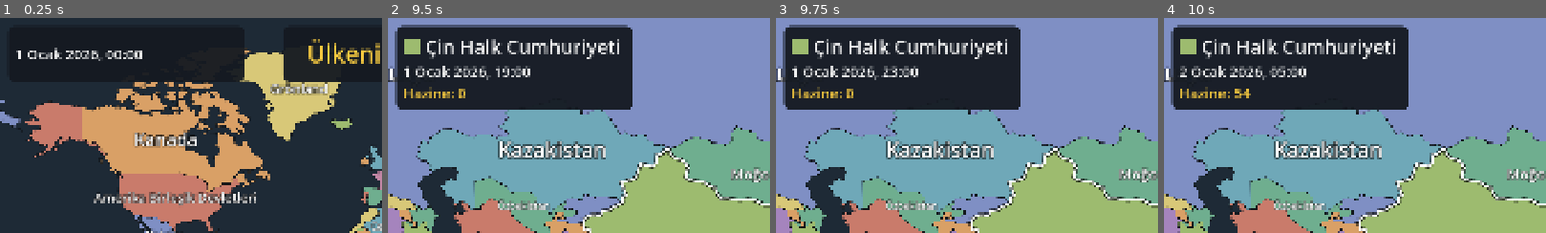
Above: before the commit, frames 1-4 (left to right).
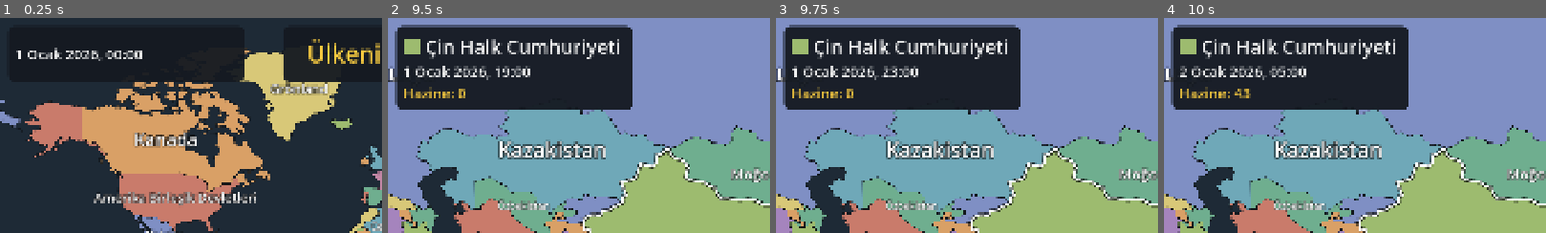
Above: after the commit, the same moments.

Repository: mem1nce/Strategy
Game: Godot game, scene res://scenes/main.tscn
Two runs of this game, one before a commit and one after it. Both use one fixed random seed, a clock stepped at 60 frames per second and the inputs below.
Inputs (mouse positions are % of the whole screen's width and height, from its top left):
- Up to frame 1 (0.25 s): no input
- Up to frame 2 (9.5 s): tap Enter at 0.5 s; move the mouse to (72, 45) at 0.52 s; click (72, 45) at 0.67 s; click "Bu ülkeyle oyna" at 1.25 s; click "Devam" at 2 s; click "Durdur" at 2.75 s; click "1x" at 3.5 s; click "2x" at 4.25 s; click "3x" at 5 s; click "Devam" at 5.75 s; click "Durdur" at 6.5 s; click "1x" at 7.25 s; click "2x" at 8 s; click "3x" at 8.75 s
- Up to frame 3 (9.75 s): click "Devam" at 9.5 s
- Up to frame 4 (10 s): no input
The pictures show only the part of the screen within x 0-50%, y 0-50%; the shares and areas given below are measured in that part.

Frames 1-3 are identical in both runs. In frame 4, 0.1% of the frame differs, in the area x 18-23%, y 32-38%.

Commit message:
Harcama (tümen/fabrika kurma) ve bakım; D) EKONOMİ tamamlandı
Oyun.tumen_sirala()/fabrika_sirala(), kendi bölgende tek bir inşa
kuyruğuna (en fazla 5 iş) iş ekler; maliyet hemen hazineden düşülür.
Yalnızca kuyruğun önündeki iş ilerler. Süresi dolan tümen işi yeni bir
tümen doğurur, fabrika işi bölgenin sanayisini kalıcı artırır. Her gün
başı, tümen sayısına göre bakım hazineden düşülür; yetmezse açık
tümenlere (muharebedeki _guc_azalt ile aynı mekanizmayla) orantılı güç
kaybı olarak yansıtılır. 9 yeni sınama (56/56 geçiyor); ekran
görüntüsüyle doğrulandı. Düğmeler henüz arayüzde yok, yalnızca sim
katmanında (YolBulucu'nun ilk eklendiği gibi).

Co-Authored-By: Claude Sonnet 5 <noreply@anthropic.com>

Diff:
--- a/data/balance.json
+++ b/data/balance.json
@@ -25,6 +25,12 @@
 	"ekonomi": {
 		"sanayi_gsyh_bolen": 5000,
 		"isgal_cezasi_gun": 60,
-		"isgal_cezasi_orani": 0.5
+		"isgal_cezasi_orani": 0.5,
+		"tumen_maliyeti": 50,
+		"tumen_suresi_saat": 120,
+		"fabrika_maliyeti": 500,
+		"fabrika_suresi_saat": 720,
+		"fabrika_sanayi_artisi": 2.0,
+		"bakim_birim_maliyeti": 0.5
 	}
 }
--- a/scripts/sim/bolge.gd
+++ b/scripts/sim/bolge.gd
@@ -13,6 +13,9 @@
 ## Son ele geçirildiği saat (Zaman.toplam_saat); hiç el değiştirmediyse -1. Ekonomide
 ## işgal cezası için kullanılır (bkz. Oyun.bolge_sanayisi).
 var isgal_saati: int = -1
+## Bölgede kurulan fabrikaların sanayiye kattığı toplam (bkz. Oyun.bolge_sanayisi,
+## Oyun._insayi_tamamla).
+var fabrika_sanayisi: float = 0.0
 ## Bölge, en az bir kıyı (deniz) sınırına değiyor mu?
 var kiyi: bool = false
 ## Bölge adının ve işaretlerinin çizileceği nokta (en büyük çokgenin içinde).
--- /dev/null
+++ b/scripts/sim/insa_isi.gd
@@ -0,0 +1,11 @@
+class_name InsaIsi
+extends RefCounted
+## Bir ülkenin üretim kuyruğundaki tek bir iş: yeni tümen ya da fabrika (bkz. Oyun).
+
+enum Tur { TUMEN, FABRIKA }
+
+var tur: Tur = Tur.TUMEN
+var sahip: String = ""
+var bolge_id: String = ""
+## Yalnızca kuyruğun önündeki iş ilerler (tek kuyruk); kalan saat 0 olunca iş tamamlanır.
+var kalan_saat: int = 0
--- a/scripts/sim/oyun.gd
+++ b/scripts/sim/oyun.gd
@@ -19,12 +19,16 @@
 signal baris_yapildi(ulke_a: String, ulke_b: String)
 ## Bir ülkenin hazinesi değiştiğinde (her oyun günü başında gelir eklenince) yayılır.
 signal hazine_degisti
+## Bir ülkenin inşa kuyruğuna iş eklendiğinde ya da bir iş tamamlandığında yayılır.
+signal insa_kuyrugu_degisti(ulke_id: String)
 
 const DENGE_DOSYASI: String = "res://data/balance.json"
 ## Tümenin güç altına düştüğünde yok sayıldığı eşik.
 const ASGARI_GUC: float = 1.0
 ## Barış teklifinin otomatik kabul edilmesi için bir savaşın en az bu kadar sürmesi gerekir.
 const BARIS_ESIGI_SAAT: int = 180 * 24
+## İnşa kuyruğunda aynı anda en fazla bu kadar iş bekleyebilir.
+const AZAMI_KUYRUK_UZUNLUGU: int = 5
 
 var dunya: Dunya = null
 ## Oyuncunun yönettiği ülkenin id'si. Seçim yapılmadıysa boştur.
@@ -45,8 +49,21 @@
 var _sanayi_gsyh_bolen: float = 5000.0
 var _isgal_cezasi_gun: int = 60
 var _isgal_cezasi_orani: float = 0.5
+var _tumen_maliyeti: float = 50.0
+var _tumen_suresi_saat: int = 120
+var _fabrika_maliyeti: float = 500.0
+var _fabrika_suresi_saat: int = 720
+var _fabrika_sanayi_artisi: float = 2.0
+var _bakim_birim_maliyeti: float = 0.5
+## Yeni kurulan tümenin başlangıç gücü (OrduKurucu'nun kullandığı değerle aynı; bkz.
+## data/balance.json -> "ordu").
+var _baslangic_gucu: float = 100.0
+
 ## Ülke id'si -> birikmiş üretim. Her oyun günü başında gelir eklenir (bkz. gun_basladi).
 var hazineler: Dictionary[String, float] = {}
+## Ülke id'si -> o ülkenin inşa kuyruğu (Array[InsaIsi], en fazla AZAMI_KUYRUK_UZUNLUGU).
+## Yalnızca kuyruğun önündeki iş ilerler (tek kuyruk).
+var insa_kuyruklari: Dictionary[String, Array] = {}
 
 
 func _init(yeni_dunya: Dunya) -> void:
@@ -63,6 +80,15 @@
 	_sanayi_gsyh_bolen = float(ekonomi_ayarlari.get("sanayi_gsyh_bolen", _sanayi_gsyh_bolen))
 	_isgal_cezasi_gun = int(ekonomi_ayarlari.get("isgal_cezasi_gun", _isgal_cezasi_gun))
 	_isgal_cezasi_orani = float(ekonomi_ayarlari.get("isgal_cezasi_orani", _isgal_cezasi_orani))
+	_tumen_maliyeti = float(ekonomi_ayarlari.get("tumen_maliyeti", _tumen_maliyeti))
+	_tumen_suresi_saat = int(ekonomi_ayarlari.get("tumen_suresi_saat", _tumen_suresi_saat))
+	_fabrika_maliyeti = float(ekonomi_ayarlari.get("fabrika_maliyeti", _fabrika_maliyeti))
+	_fabrika_suresi_saat = int(ekonomi_ayarlari.get("fabrika_suresi_saat", _fabrika_suresi_saat))
+	_fabrika_sanayi_artisi = float(ekonomi_ayarlari.get("fabrika_sanayi_artisi", _fabrika_sanayi_artisi))
+	_bakim_birim_maliyeti = float(ekonomi_ayarlari.get("bakim_birim_maliyeti", _bakim_birim_maliyeti))
+
+	var ordu_ayarlari: Dictionary = VeriOkuyucu.sozluk_oku(DENGE_DOSYASI).get("ordu", {})
+	_baslangic_gucu = float(ordu_ayarlari.get("baslangic_gucu", _baslangic_gucu))
 
 
 ## Verilen bölgedeki tümenler.
@@ -144,6 +170,7 @@
 	if tasima_oldu:
 		birlikler_degisti.emit()
 	_muharebeleri_isle(su_anki_saat)
+	_insa_islerini_isle()
 
 
 ## Gelen tümen, savaşta olduğu ve içinde savunan (bölgenin o anki sahibine ait) tümen
@@ -355,12 +382,101 @@
 
 
 ## Her oyun günü başında (Zaman.gun_basladi) çağrılır: her ülkenin o günkü geliri
-## hazinesine eklenir. `su_anki_saat`, gün başındaki Zaman.toplam_saat değeridir.
+## hazinesine eklenir, ardından tümen bakımı düşülür. `su_anki_saat`, gün başındaki
+## Zaman.toplam_saat değeridir.
 func gun_basladi(su_anki_saat: int) -> void:
 	for ulke: Ulke in dunya.ulke_listesi:
 		var gelir: float = ulkenin_geliri(ulke.id, su_anki_saat)
 		hazineler[ulke.id] = hazineler.get(ulke.id, 0.0) + gelir
+	_bakimi_uygula()
 	hazine_degisti.emit()
+	birlikler_degisti.emit()
+
+
+## Her ülkenin tümen başına günlük bakım masrafını hazinesinden düşer. Hazine yetmezse
+## (eksiye düşerse) açık, o ülkenin bütün tümenlerine güçleriyle orantılı kayıp olarak
+## yansıtılır (bkz. _guc_azalt) ve hazine 0'da kalır.
+func _bakimi_uygula() -> void:
+	var ulke_birlikleri: Dictionary[String, Array] = {}
+	for birlik: Birlik in birlikler:
+		if not ulke_birlikleri.has(birlik.sahip):
+			ulke_birlikleri[birlik.sahip] = [] as Array[Birlik]
+		(ulke_birlikleri[birlik.sahip] as Array[Birlik]).append(birlik)
+
+	for ulke_id: String in ulke_birlikleri:
+		var liste: Array[Birlik] = ulke_birlikleri[ulke_id]
+		var bakim: float = liste.size() * _bakim_birim_maliyeti
+		var mevcut: float = hazineler.get(ulke_id, 0.0)
+		if mevcut >= bakim:
+			hazineler[ulke_id] = mevcut - bakim
+			continue
+		hazineler[ulke_id] = 0.0
+		_guc_azalt(liste, bakim - mevcut)
+		_olenleri_temizle(liste)
+
+
+## Verilen ülkenin, verilen (kendi) bölgesinde yeni bir tümen sıralar. Kuyruk doluysa,
+## bölge o ülkeye ait değilse ya da hazine yetmezse false döner (maliyet hemen kesilir).
+func tumen_sirala(ulke_id: String, bolge_id: String) -> bool:
+	return _ise_sirala(ulke_id, bolge_id, InsaIsi.Tur.TUMEN, _tumen_maliyeti, _tumen_suresi_saat)
+
+
+## Verilen ülkenin, verilen (kendi) bölgesinde fabrika sıralar; tamamlanınca bölgenin
+## sanayisini kalıcı olarak artırır.
+func fabrika_sirala(ulke_id: String, bolge_id: String) -> bool:
+	return _ise_sirala(ulke_id, bolge_id, InsaIsi.Tur.FABRIKA, _fabrika_maliyeti, _fabrika_suresi_saat)
+
+
+func _ise_sirala(ulke_id: String, bolge_id: String, tur: InsaIsi.Tur, maliyet: float, sure_saat: int) -> bool:
+	var bolge: Bolge = dunya.bolgeler.get(bolge_id)
+	if bolge == null or bolge.sahip != ulke_id:
+		return false
+	var kuyruk: Array = insa_kuyruklari.get(ulke_id, [])
+	if kuyruk.size() >= AZAMI_KUYRUK_UZUNLUGU or hazineler.get(ulke_id, 0.0) < maliyet:
+		return false
+
+	hazineler[ulke_id] = hazineler.get(ulke_id, 0.0) - maliyet
+	var yeni_is: InsaIsi = InsaIsi.new()
+	yeni_is.tur = tur
+	yeni_is.sahip = ulke_id
+	yeni_is.bolge_id = bolge_id
+	yeni_is.kalan_saat = sure_saat
+	kuyruk.append(yeni_is)
+	insa_kuyruklari[ulke_id] = kuyruk
+
+	hazine_degisti.emit()
+	insa_kuyrugu_degisti.emit(ulke_id)
+	return true
+
+
+## Her ülkenin kuyruğunun önündeki işi bir saat ilerletir; süresi dolan iş tamamlanır ve
+## kuyruktan çıkar (tek kuyruk: arkadaki işler önceki bitmeden ilerlemez).
+func _insa_islerini_isle() -> void:
+	for ulke_id: String in insa_kuyruklari.keys():
+		var kuyruk: Array = insa_kuyruklari[ulke_id]
+		if kuyruk.is_empty():
+			continue
+		var on: InsaIsi = kuyruk[0]
+		on.kalan_saat -= 1
+		if on.kalan_saat > 0:
+			continue
+		kuyruk.pop_front()
+		_insayi_tamamla(on)
+		insa_kuyrugu_degisti.emit(ulke_id)
+
+
+func _insayi_tamamla(is_: InsaIsi) -> void:
+	if is_.tur == InsaIsi.Tur.TUMEN:
+		var yeni: Birlik = Birlik.new()
+		yeni.sahip = is_.sahip
+		yeni.bolge_id = is_.bolge_id
+		yeni.guc = _baslangic_gucu
+		birlikler.append(yeni)
+		birlikler_degisti.emit()
+	else:
+		var bolge: Bolge = dunya.bolgeler.get(is_.bolge_id)
+		if bolge != null:
+			bolge.fabrika_sanayisi += _fabrika_sanayi_artisi
 
 
 ## Bir ülkenin günlük geliri: o an sahip olduğu bölgelerin sanayilerinin toplamı.
@@ -371,19 +487,19 @@
 	return toplam
 
 
-## Bir bölgenin günlük ürettiği sanayi. Bölgenin "ev sahibi" ülkesinin (bölge id'sinin
-## öneki, ör. "TUR_1" -> "TUR") GSYH'sinden ve o ülke içindeki nüfus payından türer; kimin
-## elinde olduğundan bağımsızdır (toprağın kendi ekonomik niteliğini yansıtır). Son
-## `isgal_cezasi_gun` gün içinde ele geçirilmiş ve hâlâ ev sahibinde olmayan bölge
-## `isgal_cezasi_orani` kadar üretir.
+## Bir bölgenin günlük ürettiği sanayi. Taban değer, bölgenin "ev sahibi" ülkesinin (bölge
+## id'sinin öneki, ör. "TUR_1" -> "TUR") GSYH'sinden ve o ülke içindeki nüfus payından türer;
+## buna bölgedeki fabrikaların kattığı sanayi eklenir. Kimin elinde olduğundan bağımsızdır
+## (toprağın kendi ekonomik niteliğini yansıtır). Son `isgal_cezasi_gun` gün içinde ele
+## geçirilmiş ve hâlâ ev sahibinde olmayan bölge toplamın `isgal_cezasi_orani` kadarını üretir.
 func bolge_sanayisi(bolge: Bolge, su_anki_saat: int) -> float:
 	var ev_ulke: Ulke = _bolge_ev_sahibi(bolge)
-	if ev_ulke == null or ev_ulke.nufus <= 0:
-		return 0.0
-	var ulke_sanayisi: float = sqrt(float(ev_ulke.gsyh_milyon_dolar) / _sanayi_gsyh_bolen)
-	var pay: float = float(bolge.nufus) / float(ev_ulke.nufus)
-	var sanayi: float = ulke_sanayisi * pay
-	var isgal_altinda: bool = bolge.isgal_saati >= 0 and bolge.sahip != ev_ulke.id \
+	var taban: float = 0.0
+	if ev_ulke != null and ev_ulke.nufus > 0:
+		var ulke_sanayisi: float = sqrt(float(ev_ulke.gsyh_milyon_dolar) / _sanayi_gsyh_bolen)
+		taban = ulke_sanayisi * (float(bolge.nufus) / float(ev_ulke.nufus))
+	var sanayi: float = taban + bolge.fabrika_sanayisi
+	var isgal_altinda: bool = ev_ulke != null and bolge.isgal_saati >= 0 and bolge.sahip != ev_ulke.id \
 			and su_anki_saat - bolge.isgal_saati < _isgal_cezasi_gun * 24
 	if isgal_altinda:
 		sanayi *= _isgal_cezasi_orani
--- a/tests/calistirici.gd
+++ b/tests/calistirici.gd
@@ -18,6 +18,7 @@
 	preload("res://tests/sim/muharebe_testi.gd"),
 	preload("res://tests/sim/teslim_ve_baris_testi.gd"),
 	preload("res://tests/sim/ekonomi_testi.gd"),
+	preload("res://tests/sim/insa_testi.gd"),
 ]
 
 
--- /dev/null
+++ b/tests/sim/insa_testi.gd
@@ -0,0 +1,131 @@
+extends RefCounted
+## Oyun.tumen_sirala()/fabrika_sirala() (inşa kuyruğu) ve _bakimi_uygula()'yı sınar.
+
+
+func _kurulu_oyun() -> Oyun:
+	var dunya: Dunya = Dunya.yukle()
+	return Oyun.new(dunya)
+
+
+func sina_baskasinin_bolgesine_siralanamaz() -> String:
+	var oyun: Oyun = _kurulu_oyun()
+	oyun.hazineler["TUR"] = 100000.0
+	if oyun.tumen_sirala("TUR", "FRA_1"):
+		return "TUR, FRA'nın bölgesinde tümen sıralayamamalı."
+	return ""
+
+
+func sina_hazine_yetmezse_siralanamaz() -> String:
+	var oyun: Oyun = _kurulu_oyun()
+	oyun.hazineler["TUR"] = 0.0
+	if oyun.tumen_sirala("TUR", "TUR_1"):
+		return "Hazine yetersizken tümen sıralanmamalı."
+	return ""
+
+
+func sina_tumen_siralanir_ve_maliyet_dusulur() -> String:
+	var oyun: Oyun = _kurulu_oyun()
+	oyun.hazineler["TUR"] = 1000.0
+	if not oyun.tumen_sirala("TUR", "TUR_1"):
+		return "Hazine yeterliyken tümen sıralanmalı."
+	if oyun.hazineler["TUR"] != 1000.0 - 50.0:
+		return "Maliyet (50) hemen hazineden düşmeli, kalan: %.1f" % oyun.hazineler["TUR"]
+	if (oyun.insa_kuyruklari.get("TUR", []) as Array).size() != 1:
+		return "Kuyrukta 1 iş olmalı."
+	return ""
+
+
+func sina_kuyruk_azami_uzunlugu_asilamaz() -> String:
+	var oyun: Oyun = _kurulu_oyun()
+	oyun.hazineler["TUR"] = 100000.0
+	for i: int in oyun.AZAMI_KUYRUK_UZUNLUGU:
+		if not oyun.tumen_sirala("TUR", "TUR_1"):
+			return "İlk %d iş kabul edilmeliydi." % oyun.AZAMI_KUYRUK_UZUNLUGU
+	if oyun.tumen_sirala("TUR", "TUR_1"):
+		return "Kuyruk doluyken (%d iş) yeni iş kabul edilmemeliydi." % oyun.AZAMI_KUYRUK_UZUNLUGU
+	return ""
+
+
+func sina_tumen_suresi_dolunca_yeni_tumen_dogar() -> String:
+	var oyun: Oyun = _kurulu_oyun()
+	oyun.hazineler["TUR"] = 1000.0
+	oyun.tumen_sirala("TUR", "TUR_1")
+	var once: int = oyun.bolgedeki_birlikler("TUR_1").size()
+
+	for saat: int in oyun._tumen_suresi_saat - 1:
+		oyun.saat_ilerledi(saat)
+	if oyun.bolgedeki_birlikler("TUR_1").size() != once:
+		return "Süre dolmadan yeni tümen doğmuş olmamalı."
+	oyun.saat_ilerledi(oyun._tumen_suresi_saat)
+	if oyun.bolgedeki_birlikler("TUR_1").size() != once + 1:
+		return "Süre dolunca TUR_1'de bir tümen daha olmalı."
+	if not (oyun.insa_kuyruklari.get("TUR", []) as Array).is_empty():
+		return "İş tamamlanınca kuyruktan çıkmalı."
+	return ""
+
+
+func sina_tek_kuyrukta_ikinci_is_ilerlemez() -> String:
+	var oyun: Oyun = _kurulu_oyun()
+	oyun.hazineler["TUR"] = 1000.0
+	oyun.tumen_sirala("TUR", "TUR_1")
+	oyun.tumen_sirala("TUR", "TUR_1")
+	var kuyruk: Array = oyun.insa_kuyruklari["TUR"]
+	var ikinci_is: InsaIsi = kuyruk[1]
+	var ikincinin_baslangic_suresi: int = ikinci_is.kalan_saat
+
+	oyun.saat_ilerledi(0)
+	if ikinci_is.kalan_saat != ikincinin_baslangic_suresi:
+		return "Kuyruktaki ikinci iş, ilki bitmeden ilerlememeli."
+	return ""
+
+
+func sina_fabrika_tamamlaninca_sanayi_artar() -> String:
+	var oyun: Oyun = _kurulu_oyun()
+	oyun.hazineler["TUR"] = 10000.0
+	var bolge: Bolge = oyun.dunya.bolgeler["TUR_1"]
+	var once: float = bolge.fabrika_sanayisi
+	if not oyun.fabrika_sirala("TUR", "TUR_1"):
+		return "Fabrika sıralanmalıydı."
+
+	for saat: int in oyun._fabrika_suresi_saat:
+		oyun.saat_ilerledi(saat)
+	if not is_equal_approx(bolge.fabrika_sanayisi, once + oyun._fabrika_sanayi_artisi):
+		return "Fabrika tamamlanınca bölgenin fabrika_sanayisi artmalı: %.2f -> %.2f" % [
+			once, bolge.fabrika_sanayisi]
+	return ""
+
+
+## _bakimi_uygula() doğrudan çağrılır (gun_basladi() yerine): gun_basladi önce geliri
+## ekler, bu da "hazine yetersiz" ön koşulunu bozabilir (TUR'un gerçek geliri bakımdan
+## fazla olabilir). Bakım mekaniğini, gelirden bağımsız olarak izole sınar.
+func sina_hazine_yetersiz_bakim_tumen_gucunu_azaltir() -> String:
+	var oyun: Oyun = _kurulu_oyun()
+	oyun.hazineler["TUR"] = 0.0
+	var birlik: Birlik = Birlik.new()
+	birlik.sahip = "TUR"
+	birlik.bolge_id = "TUR_1"
+	birlik.guc = 10.0
+	oyun.birlikler.append(birlik)
+	var once: float = birlik.guc
+
+	oyun._bakimi_uygula()
+	if oyun.hazineler.get("TUR", -1.0) != 0.0:
+		return "Hazine yetersizken 0'ın altına düşmemeli (eksi değer tutulmamalı)."
+	if birlik.guc >= once:
+		return "Bakım karşılanamazsa tümen güç kaybetmeli: önce=%.2f, sonra=%.2f" % [once, birlik.guc]
+	return ""
+
+
+func sina_hazine_yeterliyse_bakim_tumeni_etkilemez() -> String:
+	var oyun: Oyun = _kurulu_oyun()
+	oyun.hazineler["TUR"] = 100000.0
+	var birlik: Birlik = Birlik.new()
+	birlik.sahip = "TUR"
+	birlik.bolge_id = "TUR_1"
+	birlik.guc = 10.0
+	oyun.birlikler.append(birlik)
+
+	oyun._bakimi_uygula()
+	if birlik.guc != 10.0:
+		return "Hazine yeterliyken bakım tümenin gücünü değiştirmemeli."
+	return ""
Not shown, added: scripts/sim/insa_isi.gd.uid
Not shown, added: tests/sim/insa_testi.gd.uid
Not shown, changed: DEVAM.md
Not shown, changed: TASARIM.md
